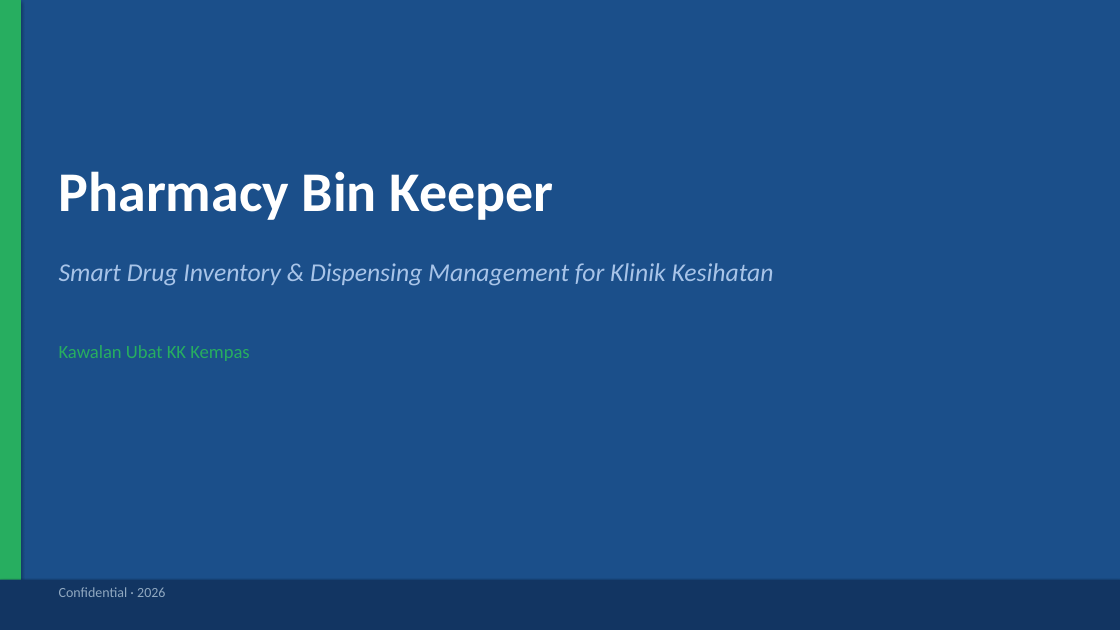
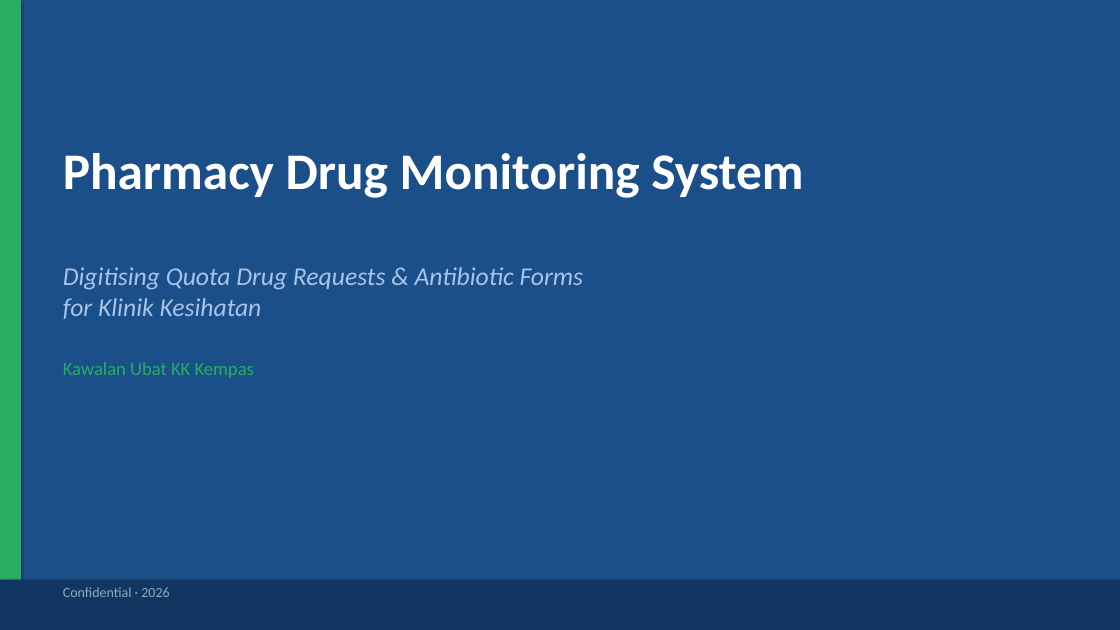
Before and after one commit to vvssubra/pharmasync, a slide deck: slide 1 of docs/pharmacy-bin-keeper-deck.pptx. Drawn at 1120x630 pixels with LibreOffice and Linux fonts; fonts in the diff are those of the drawing. Boxes give left, top, right and bottom in pixels: in the first picture for what was removed or moved away, otherwise in the second. Text is boxed around its words. In the diff, an @@ line names an element or a change of style, - is before the commit and + after.

```diff
--- a/docs/pharmacy-bin-keeper-deck.pptx
+++ b/docs/pharmacy-bin-keeper-deck.pptx
@@ text at [63, 153, 803, 198]: text changed; size 48 to 44 pt @@
-Pharmacy Bin Keeper
+Pharmacy Drug Monitoring System
@@ text at [63, 267, 584, 319]: text changed @@
-Smart Drug Inventory & Dispensing Management for Klinik Kesihatan
+Digitising Quota Drug Requests & Antibiotic Forms
+for Klinik Kesihatan
@@ text "Kawalan Ubat KK Kempas": place and size @@
-text "Kawalan Ubat KK Kempas" at [59, 345, 249, 361]
+text "Kawalan Ubat KK Kempas" at [63, 362, 254, 378]
@@ text "Confidential · 2026": place and size @@
-text "Confidential · 2026" at [59, 587, 165, 597]
+text "Confidential · 2026" at [63, 587, 169, 597]
```
Also in this commit, not shown: 6 other slides changed, 4 slides added, 4 slides removed, 1 other file.
